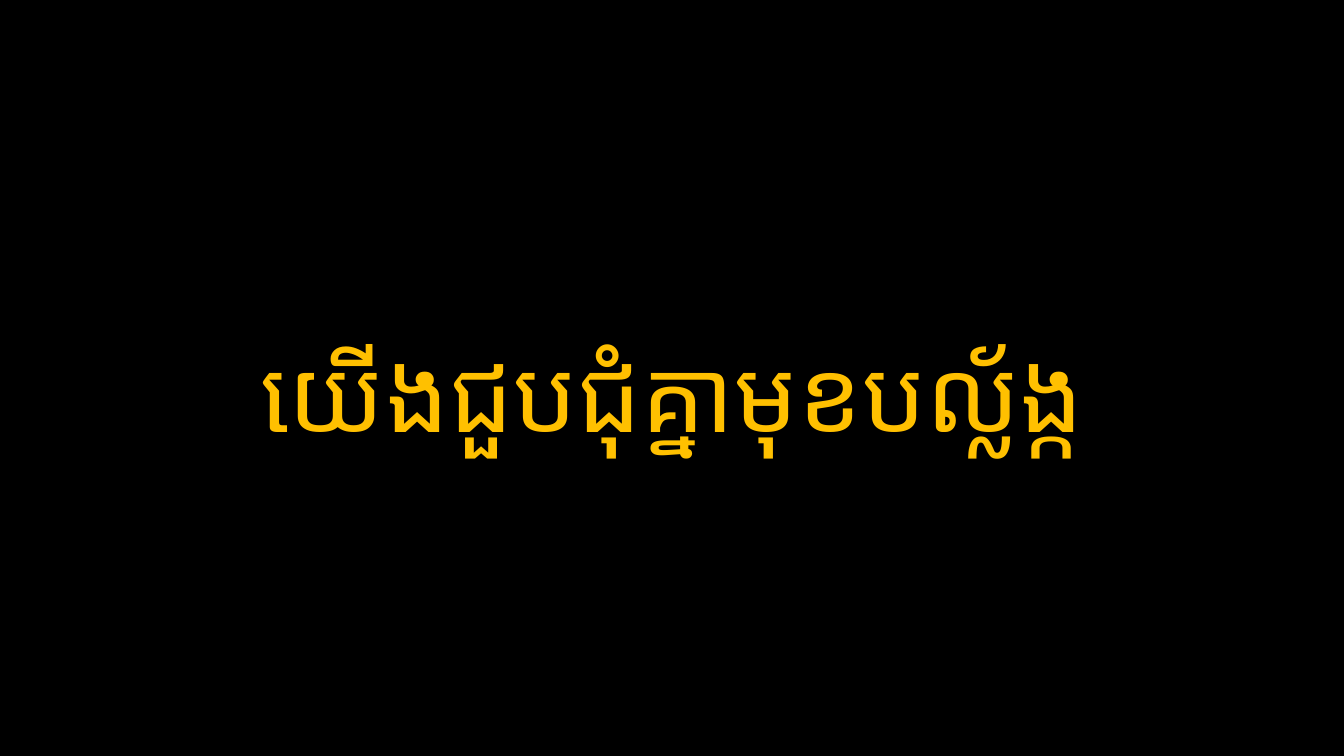
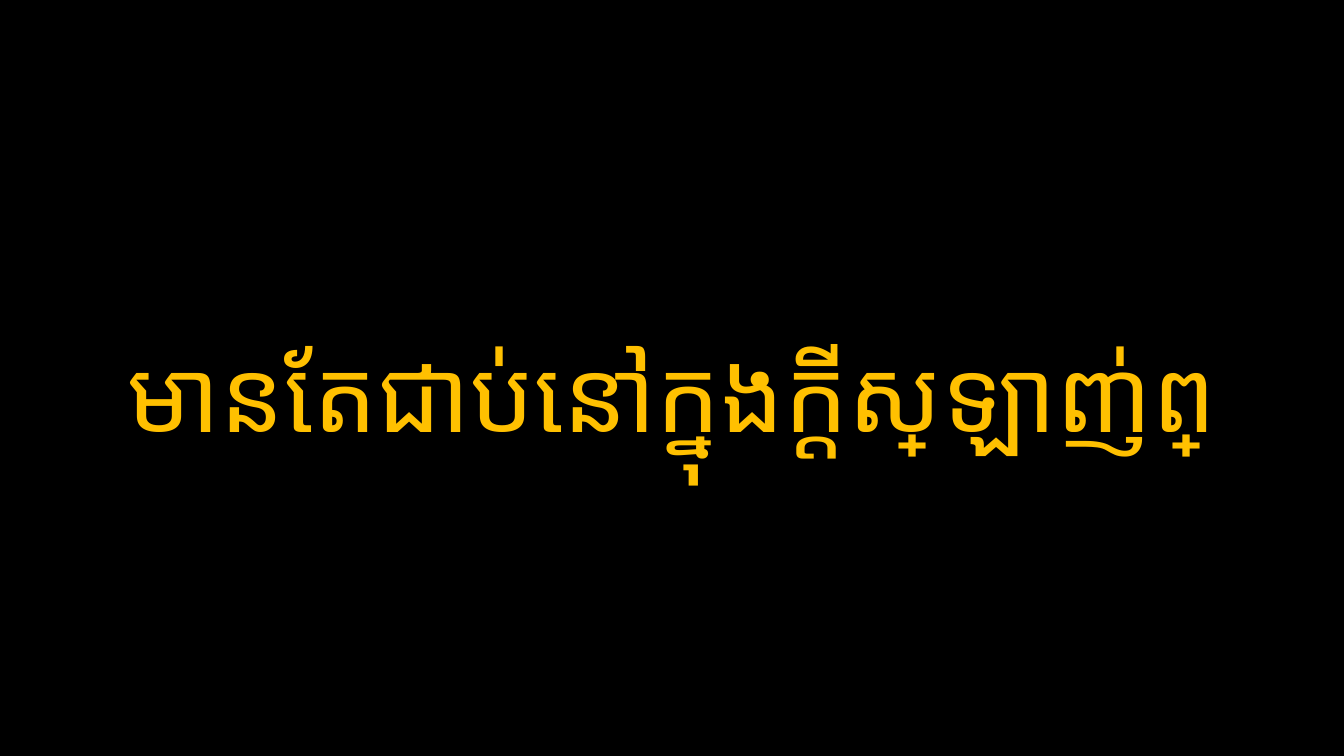
Before and after one commit to phearak2003/youth_worship, a slide deck: slide 4 of Youth Worship.pptx (slide 8 before the commit). Drawn at 1344x756 pixels with LibreOffice and Linux fonts; fonts in the diff are those of the drawing. Boxes give left, top, right and bottom in pixels: in the first picture for what was removed or moved away, otherwise in the second. Text is boxed around its words. In the diff, an @@ line names an element or a change of style, - is before the commit and + after.

```diff
--- a/Youth Worship.pptx
+++ b/Youth Worship.pptx
@@ title at bbox=[127, 344, 1216, 458]: text changed @@
-យើងជួបជុំគ្នាមុខបល្ល័ង្ក
+មានតែជាប់នៅក្នុងក្តីស្រឡាញ់ព្រះ
```
Also in this commit, not shown: 27 other slides changed, 1 slide added, 4 slides removed.
